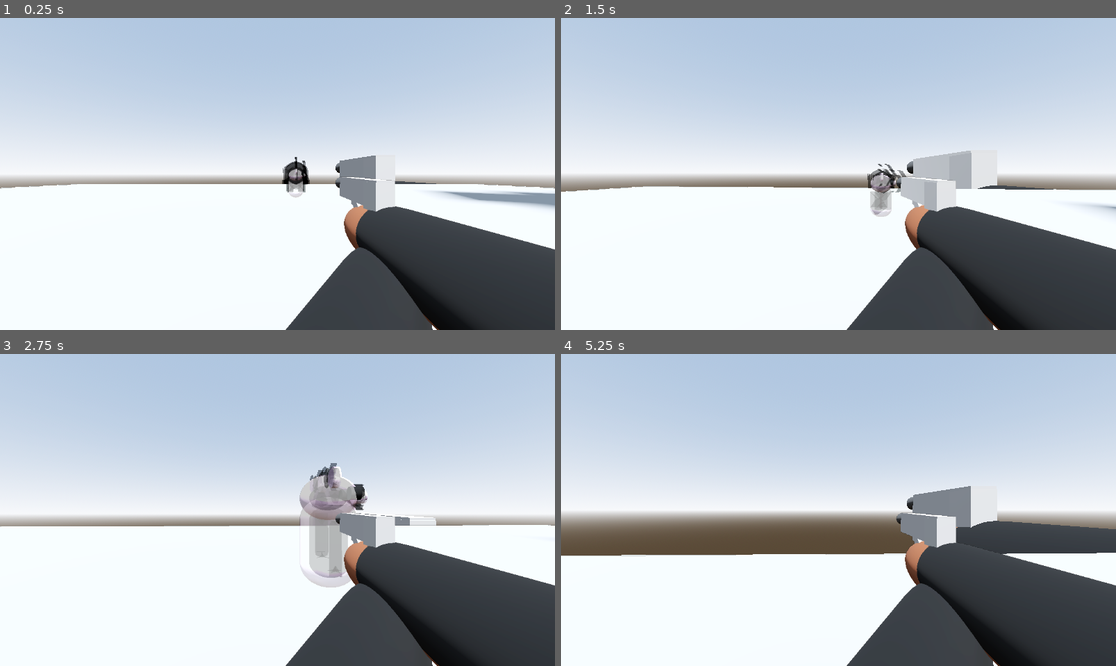
Above: before the commit, frames 1-4 (two rows, left to right).
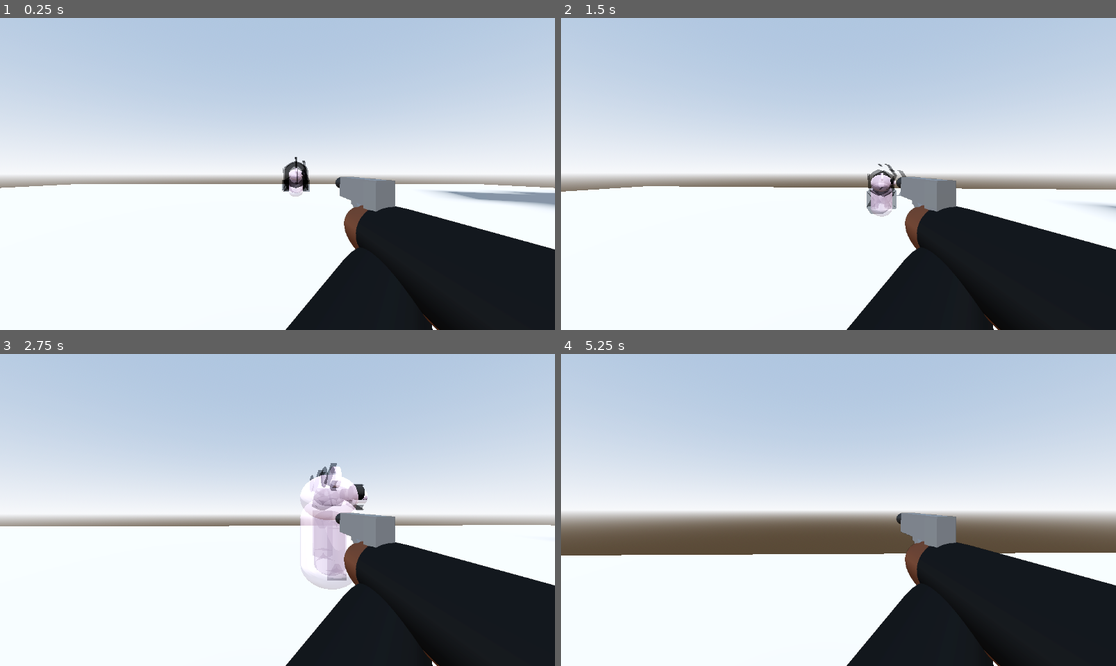
Above: after the commit, the same moments.

Repository: DylanFrenzy/The-Trials-and-Tribulations-of-Tim-Cheese
Game: Godot game, scene res://scenes/main.tscn
The game is run twice, just before and just after one commit, with the same random seed, the same clock (stepped at 60 frames per second) and the same inputs.
Inputs (mouse positions are in pixels of both pictures, inside the frame that each line leads up to):
- Up to frame 1 (0.25 s): no input
- Up to frame 2 (1.5 s): move the mouse to (866, 174) at 0.52 s; hold W (move_forward) from 0.53 s (still down); click (866, 174) at 0.6 s; tap Space (jump) at 0.77 s; move the mouse to (810, 174) at 1.27 s; tap Shift at 1.35 s
- Up to frame 3 (2.75 s): keep holding W (move_forward); tap Space (jump) at 1.52 s; move the mouse to (288, 503) at 2.02 s; click (288, 503) at 2.1 s
- Up to frame 4 (5.25 s): keep holding W (move_forward); move the mouse to (832, 516) at 2.77 s; tap Shift at 2.85, 4.35 s; tap Space (jump) at 3.02, 3.77, 4.52 s; move the mouse to (877, 513) at 3.52 s; click (877, 513) at 3.6 s; move the mouse to (794, 506) at 4.27 s; move the mouse to (844, 510) at 5.02 s; click (844, 510) at 5.1 s

The runs differ from the first frame. In frame 1, 13% of the frame differs, in the area x 0-100%, y 44-100%; in frame 2, 15%; in frame 3, 14%; in frame 4, 15%, in the area x 0-100%, y 42-100%.

Commit message:
gun screen works better

Diff:
--- a/3d-project/assets/Arms.tscn
+++ b/3d-project/assets/Arms.tscn
@@ -9,20 +9,24 @@
 
 [node name="CSGMesh3D" type="CSGMesh3D" parent="."]
 transform = Transform3D(0.00399109, -2.43386, 0, 0.994236, 0.00977008, 0, 0, 0, 1, 0, 0, 0)
+layers = 2
 mesh = SubResource("CapsuleMesh_5dek4")
 material = ExtResource("1_pj4c4")
 
 [node name="CSGMesh3D2" type="CSGMesh3D" parent="."]
 transform = Transform3D(0.00330139, -2.01326, -0.561925, 0.994236, 0.00977008, 0, 0.00224269, -1.36765, 0.827188, 0.107249, -0.531606, 0.820344)
+layers = 2
 mesh = SubResource("CapsuleMesh_5dek4")
 material = ExtResource("1_pj4c4")
 
 [node name="CSGMesh3D3" type="CSGMesh3D" parent="."]
 transform = Transform3D(0.00420291, -2.61765, 0, 1.047, 0.0105079, 0, 0, 0, 1.12533, 0.518514, 0.0141918, -0.051407)
+layers = 2
 mesh = SubResource("CapsuleMesh_5dek4")
 material = ExtResource("1_t5xfh")
 
 [node name="CSGMesh3D4" type="CSGMesh3D" parent="."]
 transform = Transform3D(0.00347777, -1.98845, -0.646418, 1.04735, 0.00964966, 1.35288e-08, 0.00236251, -1.35079, 0.951565, 0.452608, -0.545798, 1.04392)
+layers = 2
 mesh = SubResource("CapsuleMesh_5dek4")
 material = ExtResource("1_t5xfh")
--- a/3d-project/assets/pistol.tscn
+++ b/3d-project/assets/pistol.tscn
@@ -44,8 +44,8 @@
 
 [sub_resource type="AnimationLibrary" id="AnimationLibrary_646vd"]
 _data = {
-"RESET": SubResource("Animation_6e3nq"),
-"idle": SubResource("Animation_bttkv")
+&"RESET": SubResource("Animation_6e3nq"),
+&"idle": SubResource("Animation_bttkv")
 }
 
 [sub_resource type="StandardMaterial3D" id="StandardMaterial3D_78vgs"]
@@ -56,35 +56,41 @@
 
 [node name="AnimationPlayer" type="AnimationPlayer" parent="."]
 libraries = {
-"": SubResource("AnimationLibrary_646vd")
+&"": SubResource("AnimationLibrary_646vd")
 }
 
 [node name="CSGBox3D" type="CSGBox3D" parent="."]
+layers = 2
 size = Vector3(0.479492, 1, 0.305176)
 
 [node name="CSGBox3D" type="CSGBox3D" parent="CSGBox3D"]
 transform = Transform3D(0.0181918, -0.999821, -0.00523139, 0.99983, 0.0181761, 0.00304197, -0.00294634, -0.00528584, 0.999982, -0.729308, 0.308642, -0.0104157)
+layers = 2
 size = Vector3(0.479492, 1.90918, 0.305176)
 material = ExtResource("1_nmshe")
 
 [node name="CSGBox3D" type="CSGBox3D" parent="CSGBox3D/CSGBox3D"]
 transform = Transform3D(-0.298708, -0.27974, -0.0104003, 0.307661, -0.271629, -0.00103238, -0.00280663, -0.00320993, 0.993727, -0.4894, -0.226485, -0.0125374)
+layers = 2
 material_override = ExtResource("1_nmshe")
 size = Vector3(0.479492, 1.90918, 0.305176)
 
 [node name="CSGBox3D" type="CSGBox3D" parent="CSGBox3D/CSGBox3D/CSGBox3D"]
 transform = Transform3D(0.302223, -0.276627, -0.00375882, 0.304221, 0.274804, 0.00589506, -0.000661532, -0.00267649, 0.993757, 0.0723558, -0.848557, -0.000222467)
+layers = 2
 material_override = ExtResource("1_nmshe")
 size = Vector3(0.479492, 1.90918, 0.305176)
 
 [node name="CSGBox3D" type="CSGBox3D" parent="CSGBox3D/CSGBox3D/CSGBox3D/CSGBox3D"]
 transform = Transform3D(0.428797, 0.00431385, 0.00211351, -0.00474824, 0.389904, 0.004598, -0.00088998, -0.00181317, 0.993778, 2.9483, 3.44668, 0.00708976)
+layers = 2
 material_override = ExtResource("1_nmshe")
 size = Vector3(1.30469, 2.43945, 0.305176)
 material = ExtResource("2_bxbka")
 
 [node name="CSGCylinder3D" type="CSGCylinder3D" parent="CSGBox3D"]
 transform = Transform3D(-0.005754, -0.299945, 0, 0.299945, -0.005754, 0, 0, 0, 0.3, -1.79945, 0.404367, -0.017933)
+layers = 2
 material_override = ExtResource("2_bxbka")
 sides = 18
 material = SubResource("StandardMaterial3D_78vgs")
@@ -93,3 +99,4 @@
 transform = Transform3D(1, 0, 0, 0, 1, 0, 0, 0, 1, -0.000100136, -0.00268447, 0.000457525)
 
 [node name="muzzle flash" type="GPUParticles3D" parent="."]
+layers = 2
--- a/3d-project/project.godot
+++ b/3d-project/project.godot
@@ -12,7 +12,7 @@
 
 config/name="3d project"
 run/main_scene="res://scenes/main.tscn"
-config/features=PackedStringArray("4.3", "Forward Plus")
+config/features=PackedStringArray("4.4", "Forward Plus")
 config/icon="res://icon.svg"
 
 [display]
--- a/3d-project/scenes/main.tscn
+++ b/3d-project/scenes/main.tscn
@@ -70,6 +70,7 @@
 
 [node name="Camera3D" type="Camera3D" parent="CharacterBody3D"]
 transform = Transform3D(1, 0, 0, 0, 1, 0, 0, 0, 1, -0.00545561, 0.302284, -0.307624)
+cull_mask = 1048573
 
 [node name="RayCast3D" type="RayCast3D" parent="CharacterBody3D/Camera3D"]
 transform = Transform3D(1, 0, 0, 0, 1, 0, 0, 0, 1, 0.00545561, -1.21067, 0.307624)
@@ -91,6 +92,7 @@
 
 [node name="GunCam" parent="CharacterBody3D/Camera3D/SubViewportContainer/SubViewport" instance=ExtResource("2_a6664")]
 transform = Transform3D(1, 0, 0, 0, 1, 0, 0, 0, 1, 0, 3.27523, 0)
+cull_mask = 1047554
 
 [node name="CSGMesh3D" type="CSGMesh3D" parent="."]
 transform = Transform3D(64.4581, 0, 0, 0, 3.185, 0, 0, 0, 66.2943, 0, 4.76837e-07, 0)
Not shown: 1 places in 3d-project/assets/John_Pork.tscn that only renumber resources
Not shown: 1 places in 3d-project/materials/johnporkskin.tres that only renumber resources
Not shown: 1 places in 3d-project/scenes/main.tscn that only renumber resources
